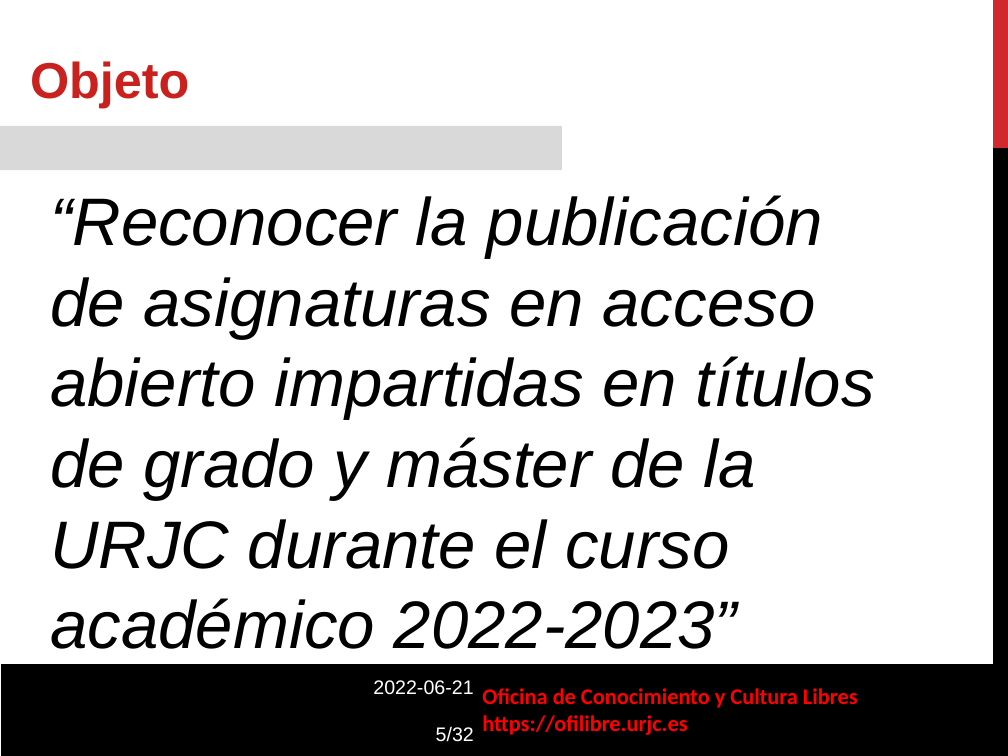
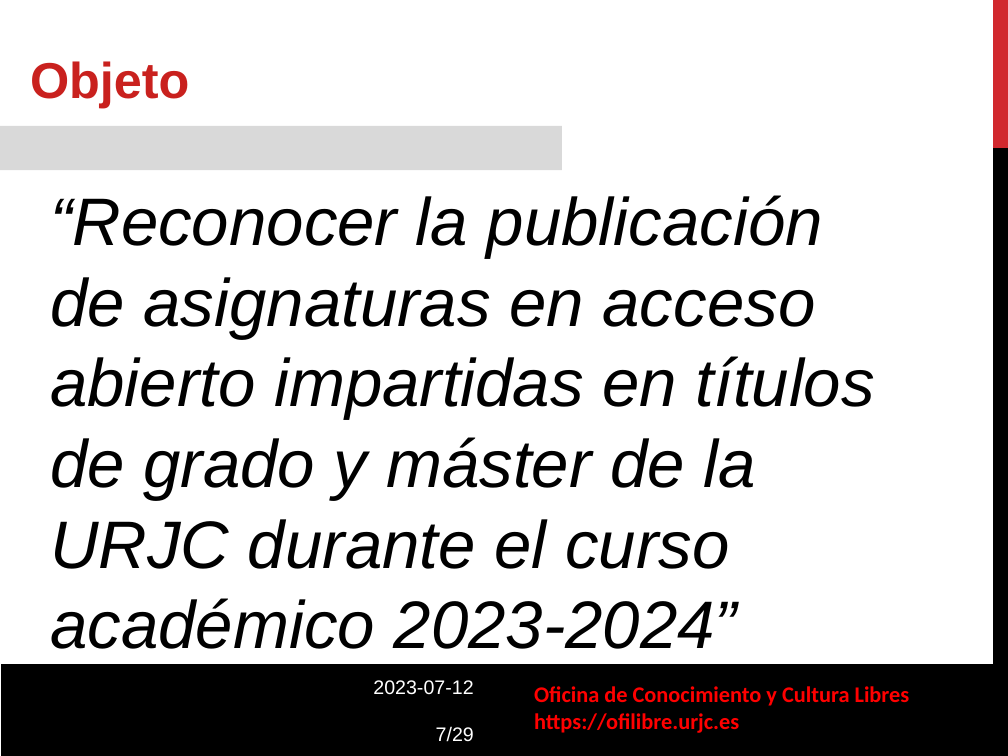
Before and after one commit to gabrielIzquierdo/OfiLibreGabri.github.io, a slide deck: slide 7 of static/transpas/convocatoria-asignaturas-abierto/Convocatoria_Asignaturas_Abierto.odp (slide 5 before the commit). Drawn at 1008x756 pixels with LibreOffice and Linux fonts; fonts in the diff are those of the drawing; background and template pictures are left out. Boxes give left, top, right and bottom in pixels: in the first picture for what was removed or moved away, otherwise in the second. Text is boxed around its words. In the diff, an @@ line names an element or a change of style, - is before the commit and + after.

Commit message:
Nuevas transpas asignaturas en abierto

```diff
--- a/static/transpas/convocatoria-asignaturas-abierto/Convocatoria_Asignaturas_Abierto.odp
+++ b/static/transpas/convocatoria-asignaturas-abierto/Convocatoria_Asignaturas_Abierto.odp
@@ text in rectangle at box(50, 195, 875, 649): text changed @@
-“Reconocer la publicación de asignaturas en acceso abierto impartidas en títulos de grado y máster de la URJC durante el curso académico 2022-2023”
+“Reconocer la publicación de asignaturas en acceso abierto impartidas en títulos de grado y máster de la URJC durante el curso académico 2023-2024”
@@ text at box(373, 680, 474, 742): text changed @@
-2022-06-21
-5/32
+2023-07-12
+7/29
@@ text "Oficina de Conocimiento y Cultura ...": place and size @@
-text "Oficina de Conocimiento y Cultura ..." at box(482, 688, 858, 735)
+text "Oficina de Conocimiento y Cultura ..." at box(534, 686, 910, 733)
```
Also in this commit, not shown: 20 other slides changed, 5 slides added, 8 slides removed, 3 other files.
